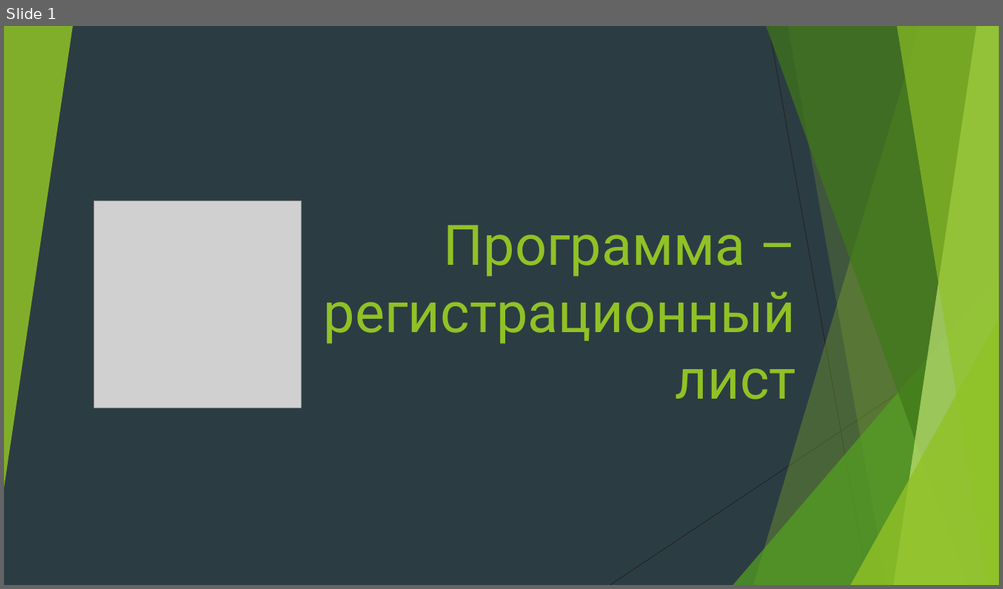
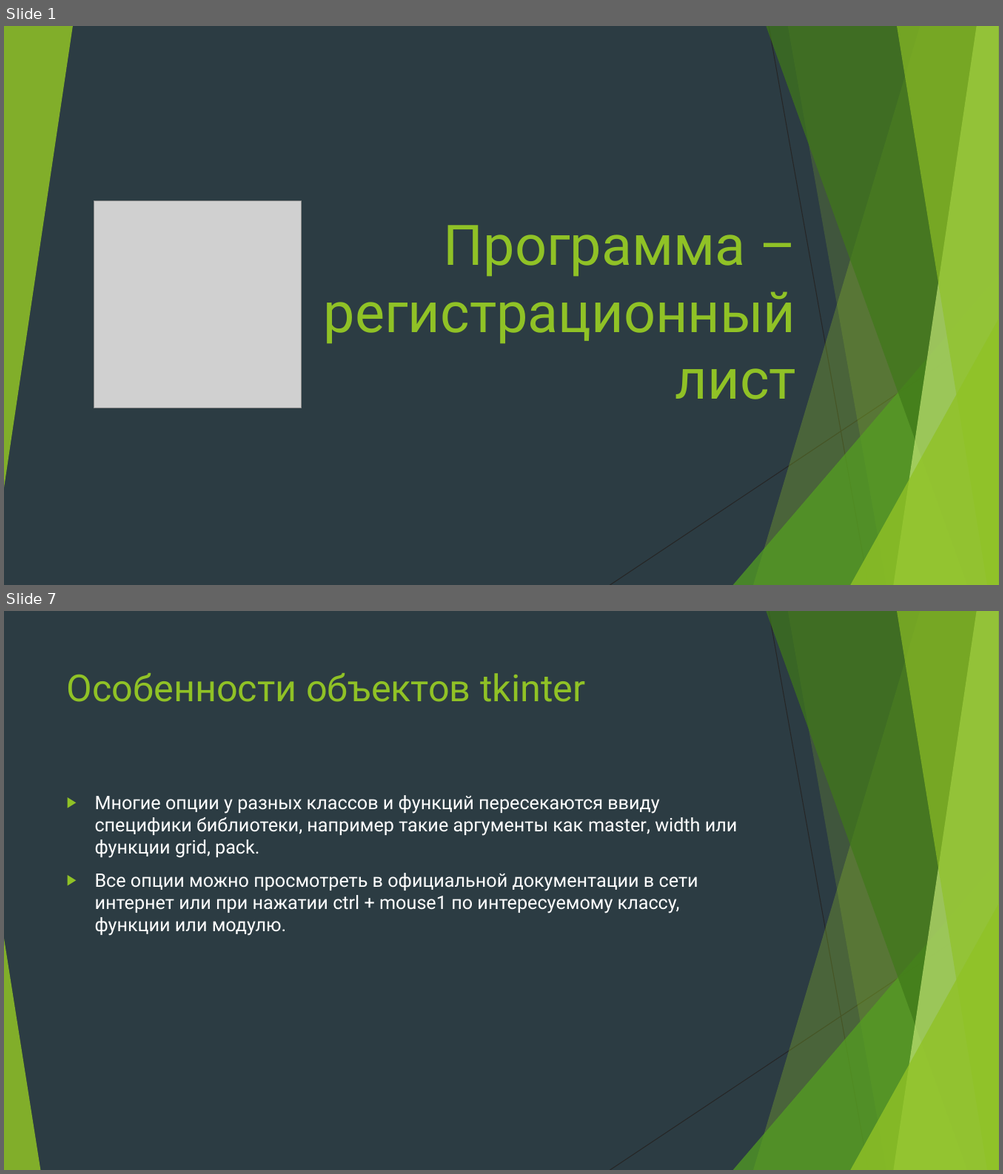
Before and after one commit to Yegor9151/for_corund, a slide deck: course_project_for_korund/ver 1.1/уроки/урок 6.pptx. Shown one above the other, each under a label of ours: slide 1 before the commit, slides 1 and 7 after it; the slides between them are not shown. The pictures are 1003x589 and 1003x1174 pixels, drawn with LibreOffice and Linux fonts; fonts in the diff are those of the drawing; grey boxes stand for pictures. Boxes give left, top, right and bottom in pixels: in the first picture for what was removed or moved away, otherwise in the second. Text is boxed around its words. In the diff, an @@ line names an element or a change of style, - is before the commit and + after.

```diff
--- a/course_project_for_korund/ver 1.1/уроки/урок 6.pptx
+++ b/course_project_for_korund/ver 1.1/уроки/урок 6.pptx
@@ slide 7 added at <box>4,611,999,1170</box>, background #2C3C43; not listed: 9 template elements that a slide beside it also shows @@
@@ title added at <box>67,673,585,702</box>, 36 pt, text #90C226 @@
+Особенности объектов tkinter
@@ text added at <box>95,795,737,936</box>, 18 pt, text #FFFFFF @@
+▶ Многие опции у разных классов и функций пересекаются ввиду специфики библиотеки, например такие аргументы как master, width или функции grid, pack.
+▶ Все опции можно просмотреть в официальной документации в сети интернет или при нажатии ctrl + mouse1 по интересуемому классу, функции или модулю.
@@ triangle added at <box>4,939,40,1170</box>, fill #90C226 at 85% opacity @@
```
Also in this commit, not shown: 5 slides changed, 17 other slides added.
